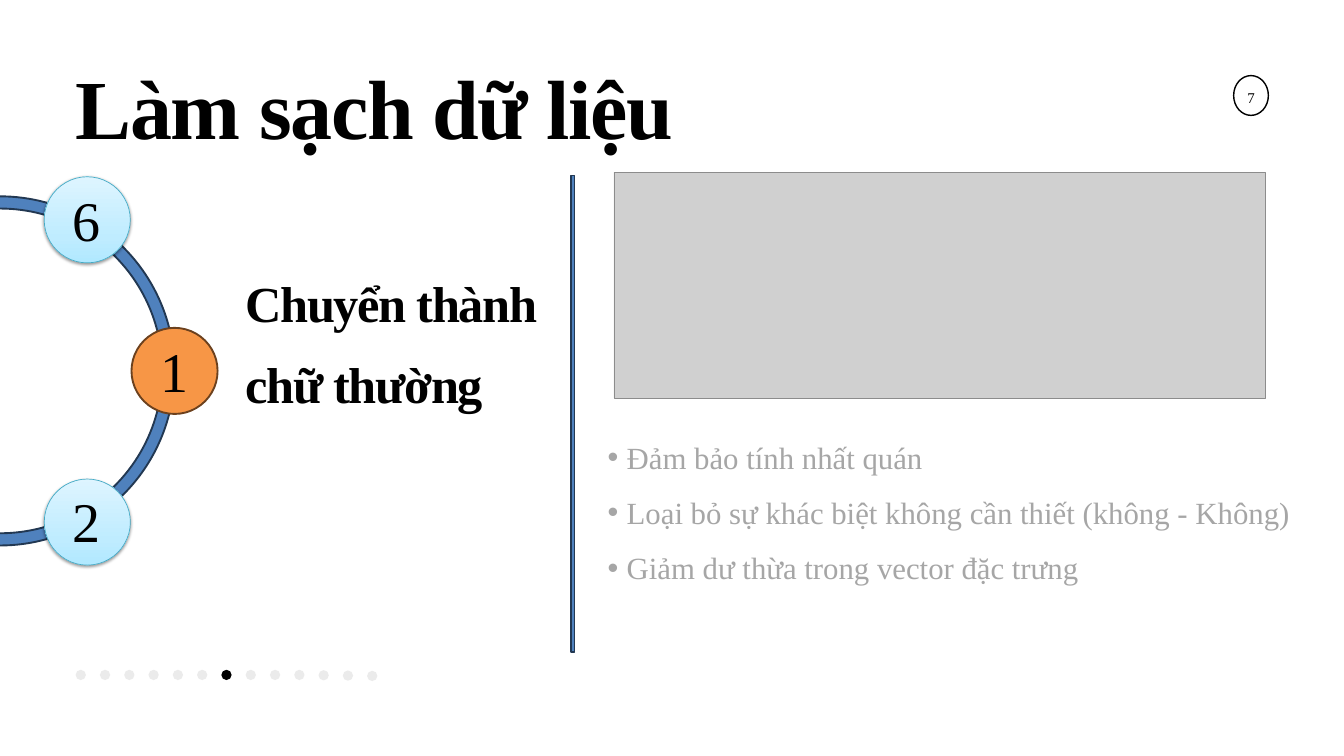
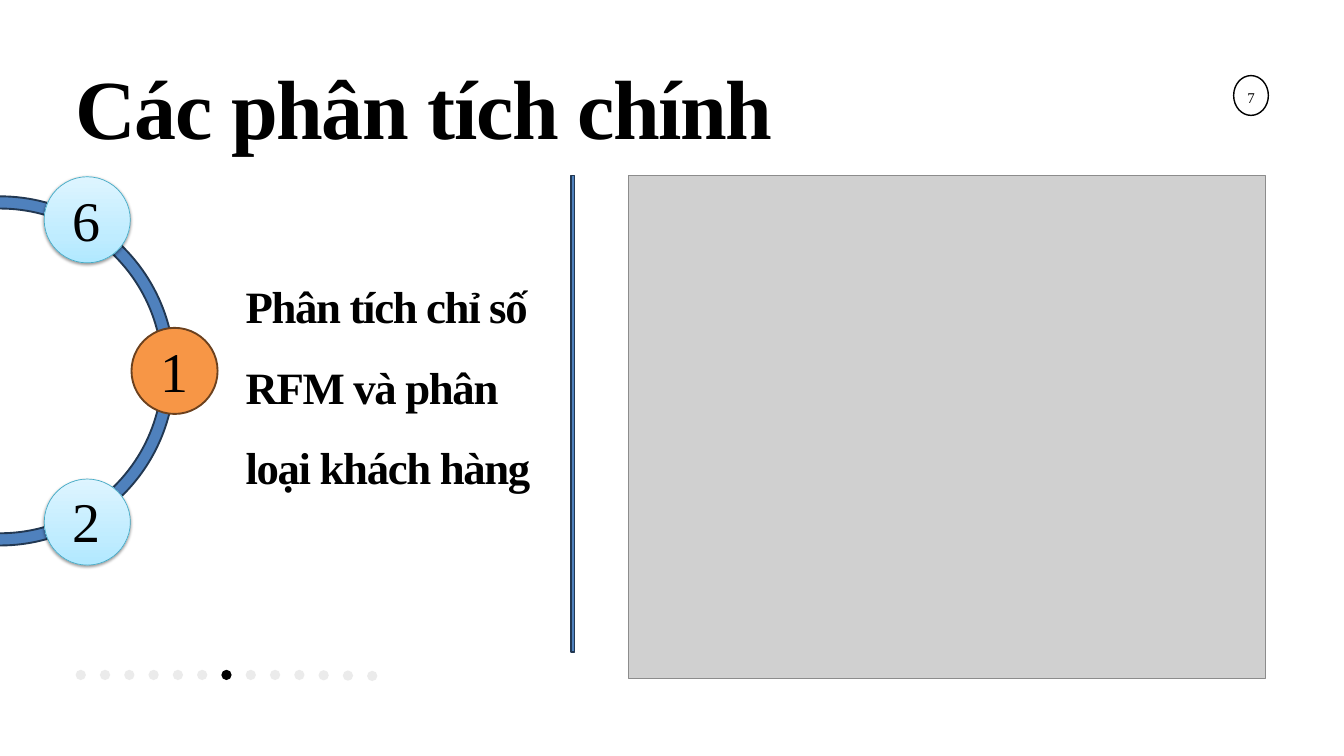
Before and after one commit to provincevu/BigDataFinal, a slide deck: slide 11 of BigDataPresentation.pptx (slide 8 before the commit). Drawn at 1344x756 pixels with LibreOffice and Linux fonts; fonts in the diff are those of the drawing; grey boxes stand for pictures. Boxes give left, top, right and bottom in pixels: in the first picture for what was removed or moved away, otherwise in the second. Text is boxed around its words. In the diff, an @@ line names an element or a change of style, - is before the commit and + after.

```diff
--- a/BigDataPresentation.pptx
+++ b/BigDataPresentation.pptx
@@ text at bbox=[76, 79, 772, 155]: text changed @@
-Làm sạch dữ liệu
+Các phân tích chính
@@ picture removed at bbox=[614, 172, 1265, 398] @@
@@ picture added at bbox=[628, 175, 1265, 678] @@
@@ text at bbox=[246, 290, 531, 494]: text changed; size 54 to 48 pt @@
-Chuyển thành chữ thường
+Phân tích chỉ số RFM và phân loại khách hàng
@@ text removed at bbox=[627, 447, 1289, 586] @@
-  • Đảm bảo tính nhất quán
-  • Loại bỏ sự khác biệt không cần thiết (không - Không)
-  • Giảm dư thừa trong vector đặc trưng
```
Also in this commit, not shown: 7 other slides changed, 5 slides added, 5 slides removed, 11 other files.
